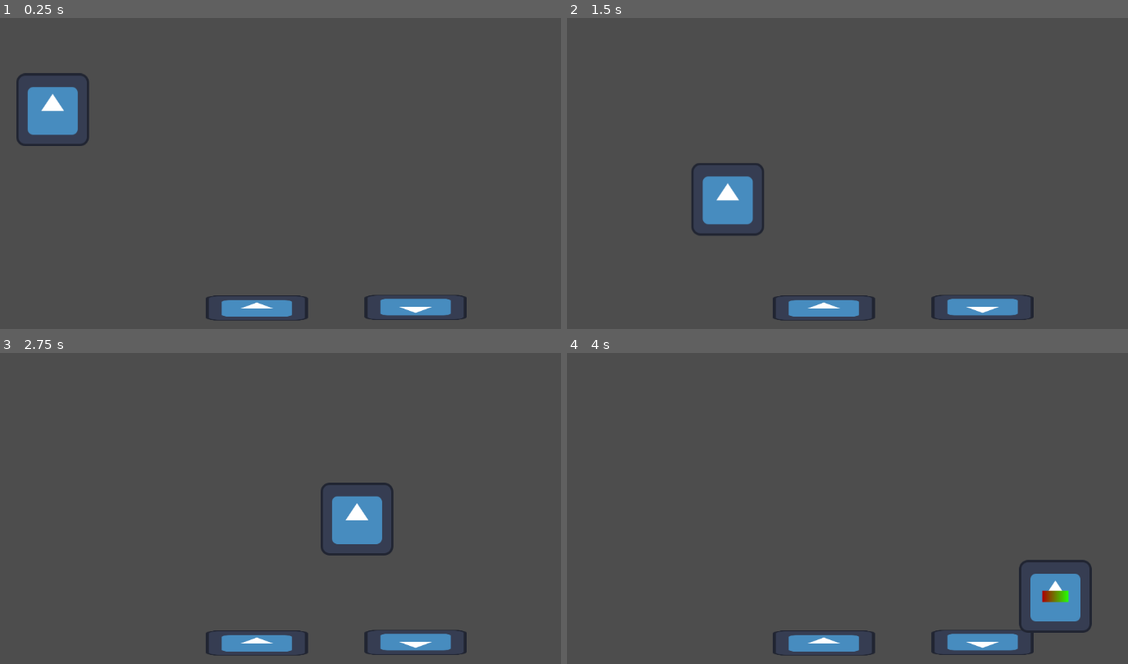
Above: before the commit, frames 1-4 (two rows, left to right).
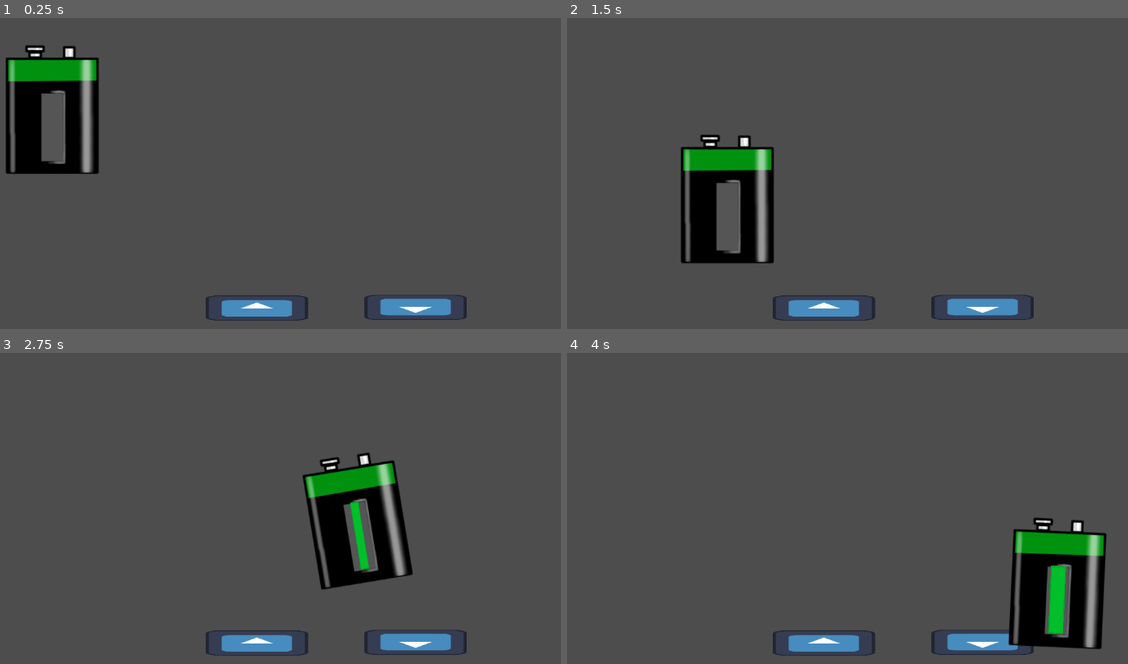
Above: after the commit, the same moments.

Repository: GiantBlargg/PotentialResearcher
Game: Godot game, scene res://TestScene.tscn
The game is run twice, just before and just after one commit, with the same random seed, the same clock (stepped at 60 frames per second) and the same inputs. The engine's default icon, where the game draws it, is replaced by a stand-in: a white triangle on a blue panel in a dark square.
Inputs (mouse positions are in pixels of both pictures, inside the frame that each line leads up to):
- Up to frame 1 (0.25 s): no input
- Up to frame 2 (1.5 s): move the mouse to (1004, 161) at 0.52 s; click (1004, 161) at 0.67 s; move the mouse to (729, 198) at 1.27 s; click (729, 198) at 1.42 s
- Up to frame 3 (2.75 s): move the mouse to (359, 433) at 2.02 s; click (359, 433) at 2.17 s
- Up to frame 4 (4 s): move the mouse to (825, 589) at 2.77 s; click (825, 589) at 2.92 s; move the mouse to (1055, 570) at 3.52 s; click (1055, 570) at 3.67 s

The runs differ from the first frame. In frame 1, 5.8% of the frame differs, in the area x 1-18%, y 8-51%; in frame 2, 5.8%; in frame 3, 5.9%; in frame 4, 6.0%, in the area x 78-97%, y 53-96%.

Commit message:
Added battery art

Diff:
--- a/elements/battery.tscn
+++ b/elements/battery.tscn
@@ -1,29 +1,26 @@
-[gd_scene load_steps=6 format=3 uid="uid://bb1lcnu11qnsq"]
+[gd_scene load_steps=5 format=3 uid="uid://bb1lcnu11qnsq"]
 
 [ext_resource type="Script" path="res://elements/battery.gd" id="1_0a6by"]
-[ext_resource type="Texture2D" uid="uid://0qpwlvcj6qpb" path="res://icon.svg" id="2_pgaa0"]
+[ext_resource type="Texture2D" uid="uid://dfuvblbergdqn" path="res://elements/Battery.png" id="2_gvppn"]
+[ext_resource type="Texture2D" uid="uid://qpx8dlo0ug0n" path="res://elements/Battery_Bar.png" id="3_w0qmh"]
 
 [sub_resource type="RectangleShape2D" id="RectangleShape2D_22sn5"]
-size = Vector2(128, 128)
-
-[sub_resource type="Gradient" id="Gradient_ms8yq"]
-colors = PackedColorArray(0.682353, 0, 0, 1, 0.14767, 1, 0, 1)
-
-[sub_resource type="GradientTexture1D" id="GradientTexture1D_k0lkv"]
-gradient = SubResource("Gradient_ms8yq")
+size = Vector2(165, 205)
 
 [node name="Battery" type="RigidBody2D"]
 script = ExtResource("1_0a6by")
 capacity = 1.0
 
 [node name="CollisionShape2D" type="CollisionShape2D" parent="."]
+position = Vector2(-0.5, 10.5)
 shape = SubResource("RectangleShape2D_22sn5")
 
 [node name="Sprite2D" type="Sprite2D" parent="."]
 z_index = 10
-texture = ExtResource("2_pgaa0")
+texture = ExtResource("2_gvppn")
 
 [node name="FillMeter" type="Sprite2D" parent="."]
 z_index = 10
-scale = Vector2(0.296875, 20)
-texture = SubResource("GradientTexture1D_k0lkv")
+position = Vector2(-0.5, 29.25)
+scale = Vector2(0.925, 1.0042)
+texture = ExtResource("3_w0qmh")
Binary file added: elements/Battery.png
Not shown, added: elements/Battery.png.import
Binary file added: elements/Battery_Bar.png
Not shown, added: elements/Battery_Bar.png.import
